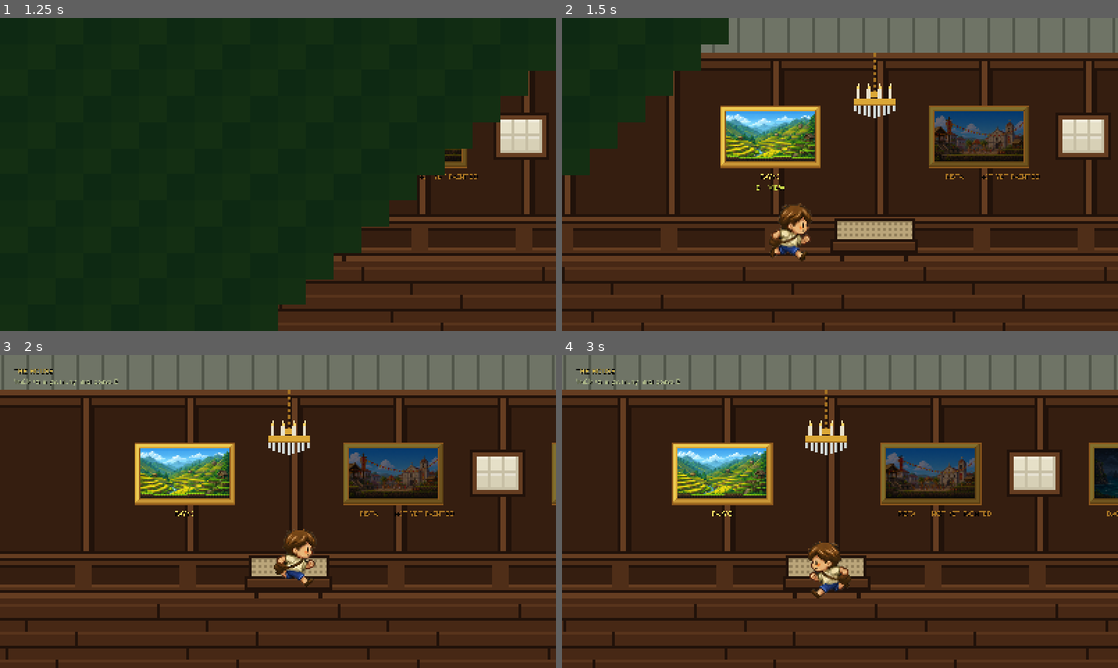
Above: before the commit, frames 1-4 (two rows, left to right).
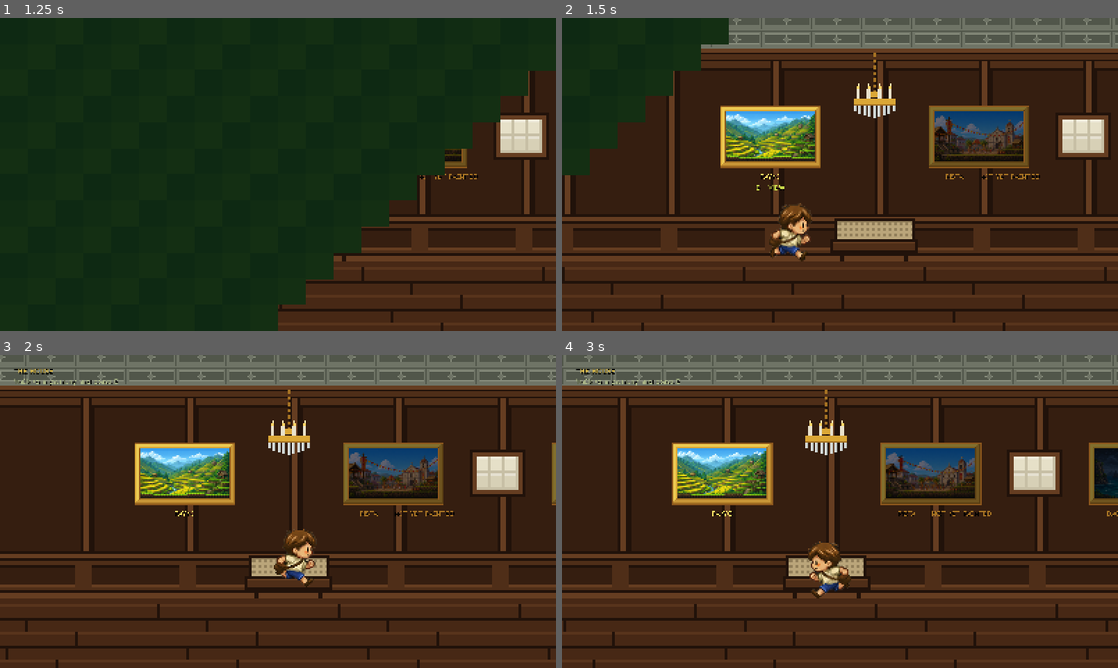
Above: after the commit, the same moments.

Repository: hyuuuan/OBRA
Game: Godot game, scene res://ui/main_menu.tscn
Two runs of this game, one before a commit and one after it. Both use one fixed random seed, a clock stepped at 60 frames per second and the inputs below.
Inputs (mouse positions are in pixels of both pictures, inside the frame that each line leads up to):
- Up to frame 1 (1.25 s): click "PLAY" at 0.5 s
- Up to frame 2 (1.5 s): tap E (interact) at 1.25 s; move the mouse to (962, 158) at 1.27 s; hold D (move_right) from 1.28 s (still down); hold E (interact) from 1.28 s (still down); click (962, 158) at 1.42 s
- Up to frame 3 (2 s): keep holding D (move_right); keep holding E (interact); tap Space (jump) at 1.52, 1.82 s
- Up to frame 4 (3 s): release D (move_right) at 2 s; release E (interact) at 2 s; drag from (728, 527) to (956, 473) at 2.02 s; tap E (interact) at 2.75 s; move the mouse to (895, 442) at 2.77 s; hold A (move_left) from 2.78 s (still down); hold Q (revert_form) from 2.78 s (still down)

Frame 1 is identical in both runs. In frame 2, 5.4% of the frame differs, in the area x 25-100%, y 0-14%; in frame 3, 7.5%; in frame 4, 7.7%, in the area x 0-100%, y 0-14%.

Commit message:
Make the ceiling a ceiling instead of a corrugated roof
The pressed-tin ceiling in the reference photograph was drawn here as a pale band with
vertical ribs ruled down it every fifty-six pixels. That is not a stamped ceiling, it is
sheet roofing seen from the road.

What makes a tin ceiling recognisable is that it is a GRID OF PANELS with a motif punched
into each one, and seen from below at this angle the grid is foreshortened into shallow
courses rather than squares. So it is two courses of panels now, each a sunk field with a
raised bead round it and a small stamped star in the middle -- which at this size is a
cross with its corners knocked off.

The cornice under it stepped out in one band and steps out in three, because a run of
moulding catches light in courses and a single band of it reads as a stripe painted on
the wall.

Diff:
--- a/game/scripts/hub_room.gd
+++ b/game/scripts/hub_room.gd
@@ -124,19 +124,47 @@
 	var top := ceiling_y()
 	var cornice := cornice_y()
 	draw_rect(Rect2(0.0, top, room_width, floor_y - top), WALL)
-	# The pressed-tin ceiling of the reference photo: a pale band above the picture rail,
-	# ruled into panels. It is what makes the room read as a storey rather than as a
-	# backdrop, and it is what the chandeliers hang from.
-	draw_rect(Rect2(0.0, top, room_width, ceiling_depth - 12.0),
-		Color(0.435, 0.455, 0.400, 1.0))
-	var rib := 0.0
-	while rib < room_width:
-		draw_rect(Rect2(rib, top, PIXEL, ceiling_depth - 12.0),
-			Color(0.318, 0.337, 0.290, 1.0))
-		rib += 36.0
-	# The cornice the ceiling sits on.
-	draw_rect(Rect2(0.0, cornice - 12.0, room_width, 12.0), WALL_LIT)
-	draw_rect(Rect2(0.0, cornice - PIXEL, room_width, PIXEL), WALL_EDGE)
+	_draw_ceiling(top, cornice)
+	# The cornice: the moulded band the ceiling sits on, stepped out from the wall in three
+	# courses so it catches light the way a run of moulding does.
+	draw_rect(Rect2(0.0, cornice - 18.0, room_width, 6.0), WALL_LIT)
+	draw_rect(Rect2(0.0, cornice - 12.0, room_width, 2.0), WALL_EDGE)
+	draw_rect(Rect2(0.0, cornice - 10.0, room_width, 8.0), WALL)
+	draw_rect(Rect2(0.0, cornice - 2.0, room_width, 2.0), WALL_EDGE)
+
+
+## The pressed-tin ceiling of the reference photograph, seen from underneath.
+##
+## It was a strip with vertical ribs down it, which is a corrugated roof, not a ceiling. A
+## stamped tin ceiling is a GRID OF PANELS with a motif punched into each -- that is the
+## whole of what makes one recognisable -- and seen from below at this angle the grid is
+## foreshortened into two shallow courses rather than squares.
+func _draw_ceiling(top: float, cornice: float) -> void:
+	var depth := cornice - 18.0 - top
+	var tin := Color(0.435, 0.455, 0.400, 1.0)
+	var tin_dark := Color(0.318, 0.337, 0.290, 1.0)
+	var tin_lit := Color(0.529, 0.549, 0.486, 1.0)
+	draw_rect(Rect2(0.0, top, room_width, depth), tin)
+	var courses := 2
+	var course_h := depth / float(courses)
+	for course in range(courses):
+		var y := top + course_h * float(course)
+		draw_rect(Rect2(0.0, y, room_width, 2.0), tin_dark)
+		var x := 0.0
+		while x < room_width:
+			# The panel: a sunk field with a raised bead round it.
+			var panel := Rect2(x + 4.0, y + 5.0, 64.0, course_h - 12.0)
+			draw_rect(panel, tin_dark)
+			draw_rect(Rect2(panel.position, Vector2(panel.size.x, 1.0)), tin_lit)
+			draw_rect(Rect2(panel.position.x, panel.end.y - 1.0, panel.size.x, 1.0), tin_lit)
+			# The stamped motif in the middle of it: a small four-pointed star, which at
+			# this size is a cross with its corners knocked off.
+			var mid := panel.get_center()
+			draw_rect(Rect2(mid.x - 6.0, mid.y - 1.0, 12.0, 2.0), tin_lit)
+			draw_rect(Rect2(mid.x - 1.0, mid.y - 6.0, 2.0, 12.0), tin_lit)
+			draw_rect(Rect2(mid.x - 3.0, mid.y - 3.0, 6.0, 6.0), tin)
+			draw_rect(Rect2(x + 70.0, y + 2.0, 2.0, course_h - 4.0), tin_dark)
+			x += 72.0
 
 
 ## The tall panelled bays the pictures hang between. One bay per gap between paintings,
